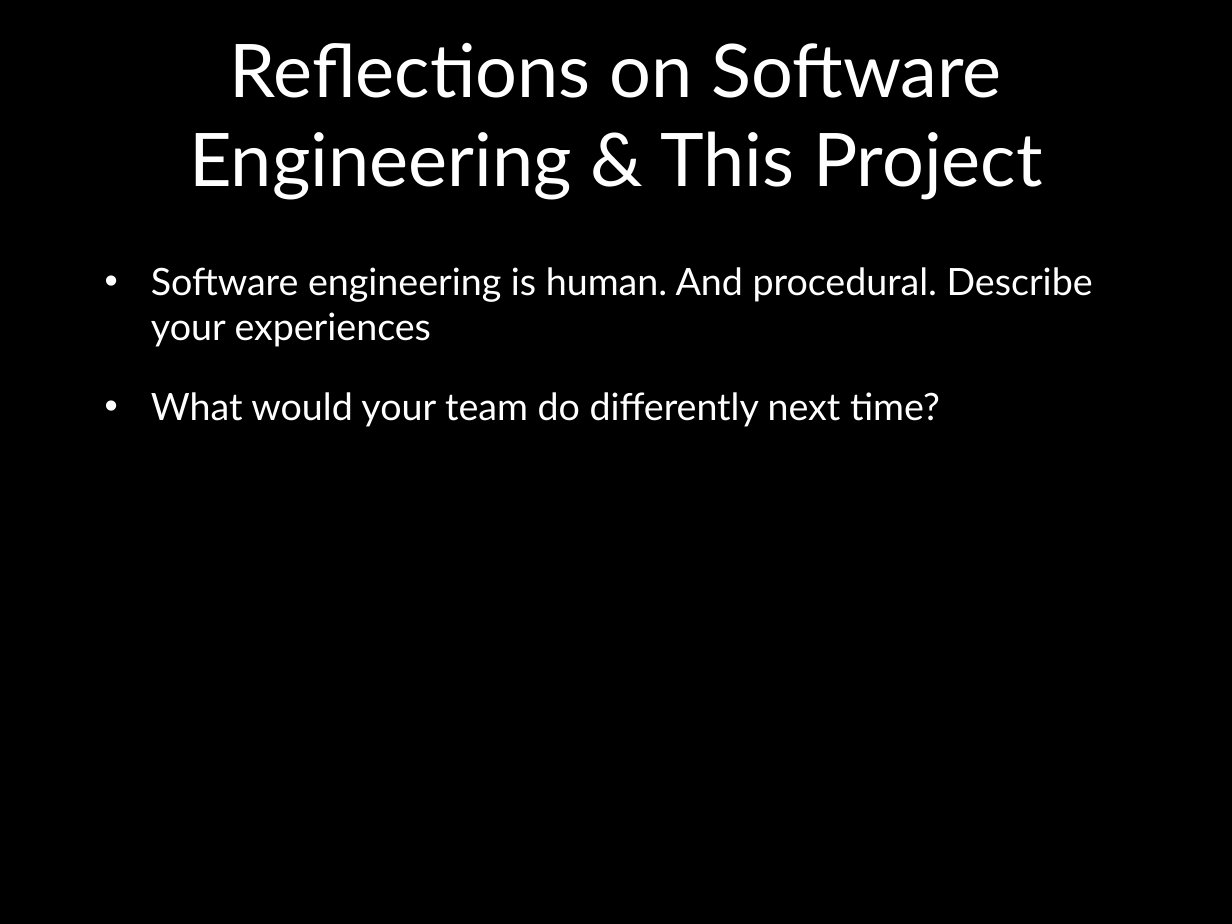
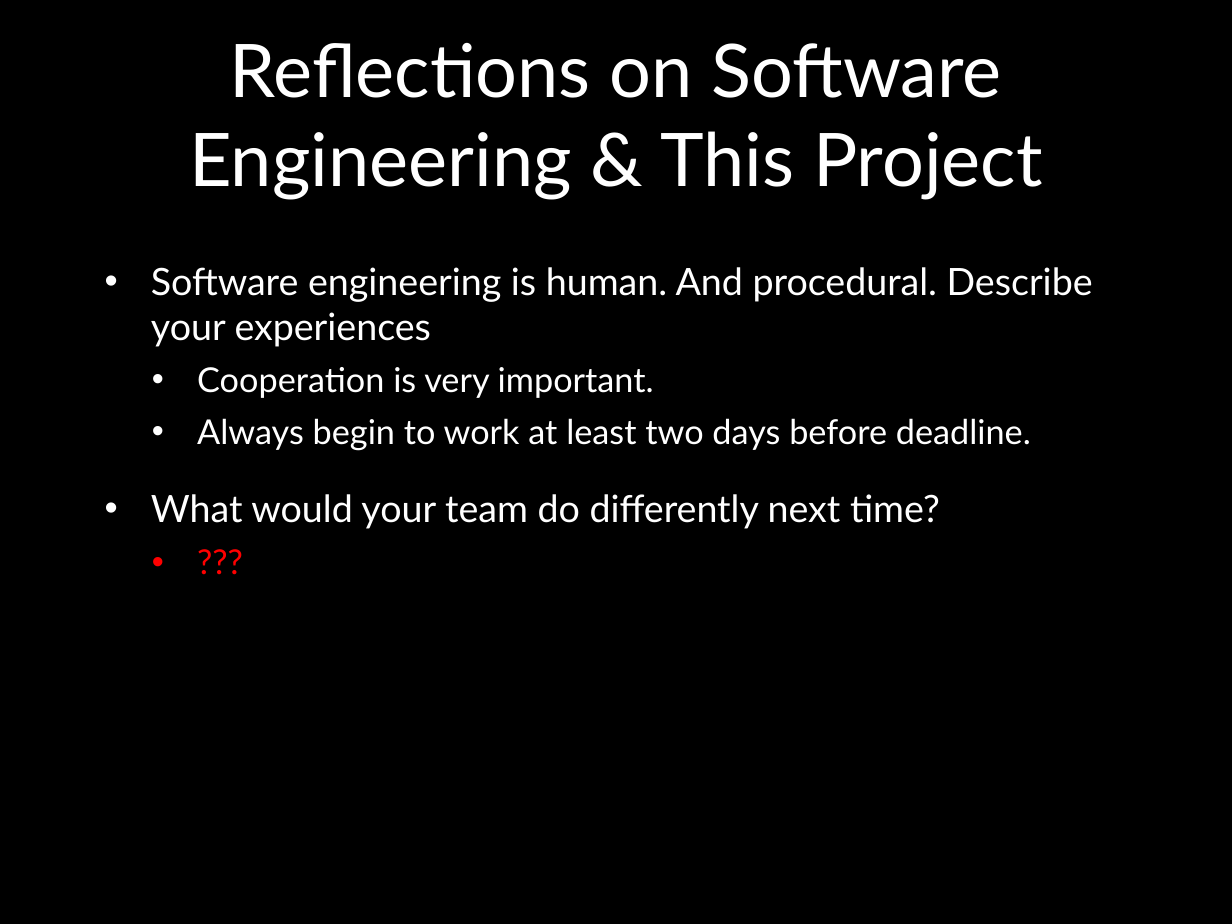
Before and after one commit to holtskinner/CS4320-FinalProject, a slide deck: slide 13 of FinalPresentationTemplate.pptx (slide 12 before the commit). Drawn at 1232x924 pixels with LibreOffice and Linux fonts; fonts in the diff are those of the drawing; background and template pictures are left out. Boxes give left, top, right and bottom in pixels: in the first picture for what was removed or moved away, otherwise in the second. Text is boxed around its words. In the diff, an @@ line names an element or a change of style, - is before the commit and + after.

```diff
--- a/FinalPresentationTemplate.pptx
+++ b/FinalPresentationTemplate.pptx
@@ text at [151,267,1093,529]: paragraph added @@
+  • ???
@@ text at [197,367,1031,450]: paragraphs added @@
+  • Cooperation is very important.
+  • Always begin to work at least two days before deadline.
```
Also in this commit, not shown: 5 other slides changed, 1 slide added.
